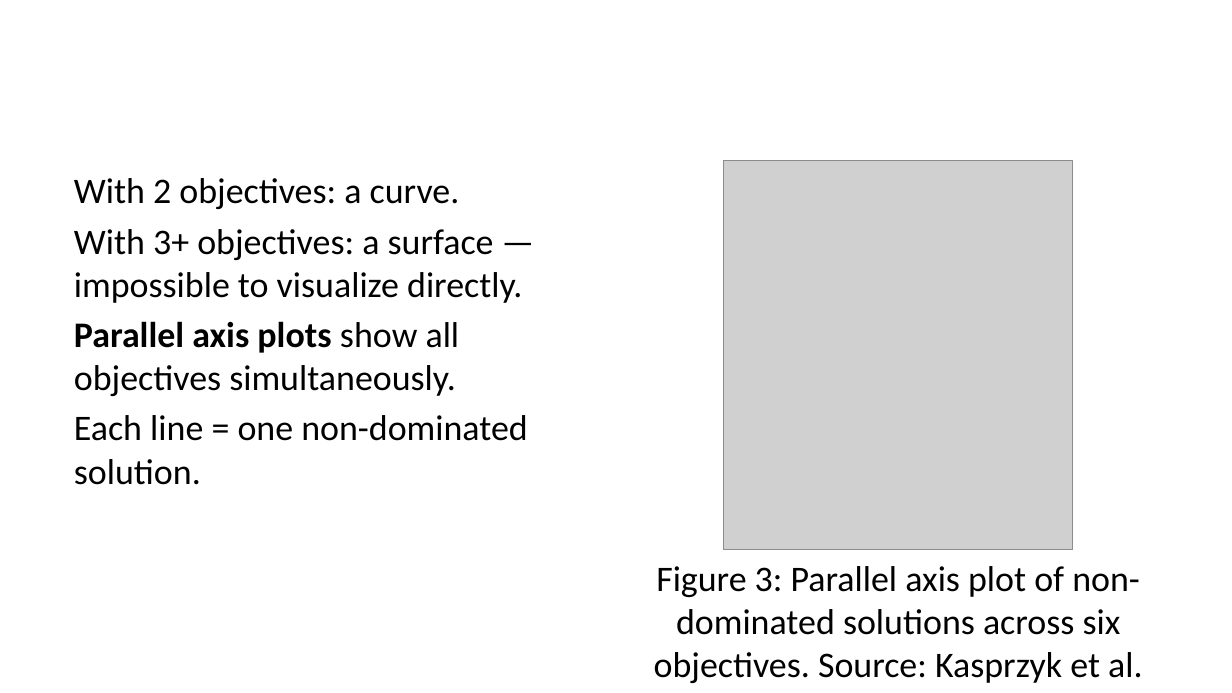
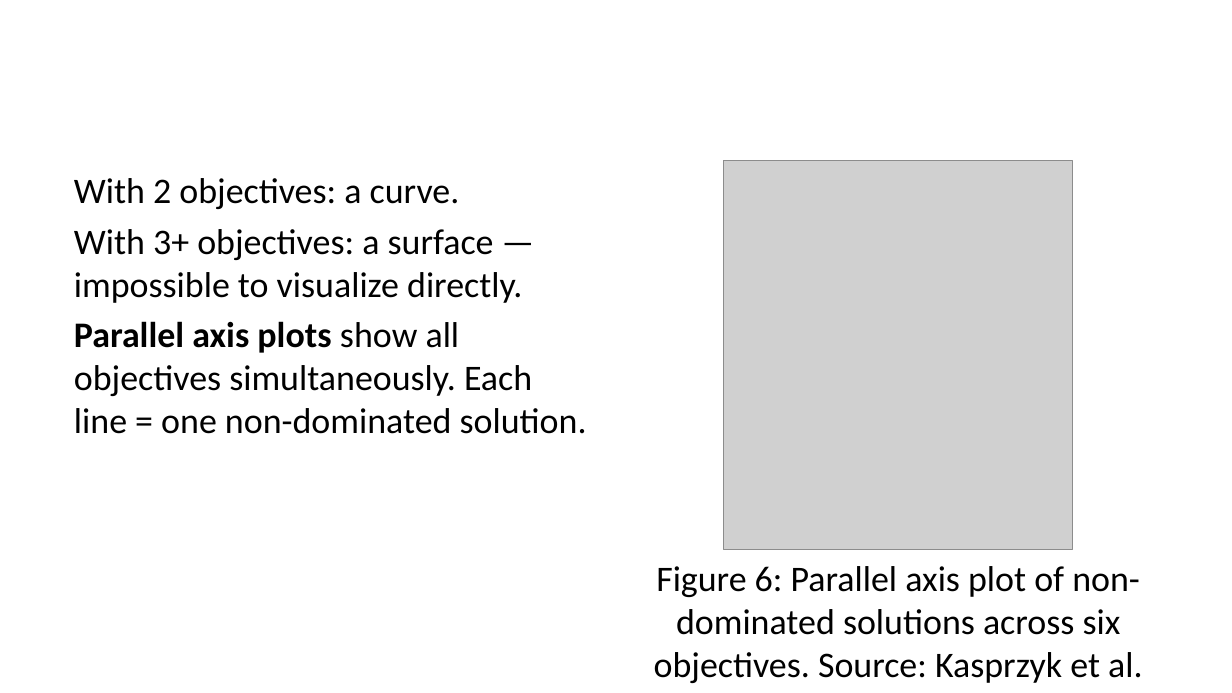
Before and after one commit to CEVE-421-521/ceve-421-521.github.io, a slide deck: slide 14 of lectures/week-12/index.pptx (slide 9 before the commit). Drawn at 1232x693 pixels with LibreOffice and Linux fonts; fonts in the diff are those of the drawing; grey boxes stand for pictures. Boxes give left, top, right and bottom in pixels: in the first picture for what was removed or moved away, otherwise in the second. Text is boxed around its words. In the diff, an @@ line names an element or a change of style, - is before the commit and + after.

```diff
--- a/lectures/week-12/index.pptx
+++ b/lectures/week-12/index.pptx
@@ text at (x1=74, y1=321, x2=587, y2=434): text changed @@
-Parallel axis plots show all objectives simultaneously.
-Each line = one non-dominated solution.
+Parallel axis plots show all objectives simultaneously. Each line = one non-dominated solution.
@@ text at (x1=654, y1=566, x2=1143, y2=683): text changed @@
-Figure 3: Parallel axis plot of non-dominated solutions across six objectives. Source: Kasprzyk et al. (2013)
+Figure 6: Parallel axis plot of non-dominated solutions across six objectives. Source: Kasprzyk et al. (2013)
```
Also in this commit, not shown: 3 other slides changed, 11 slides added, 6 slides removed, 53 other files.
